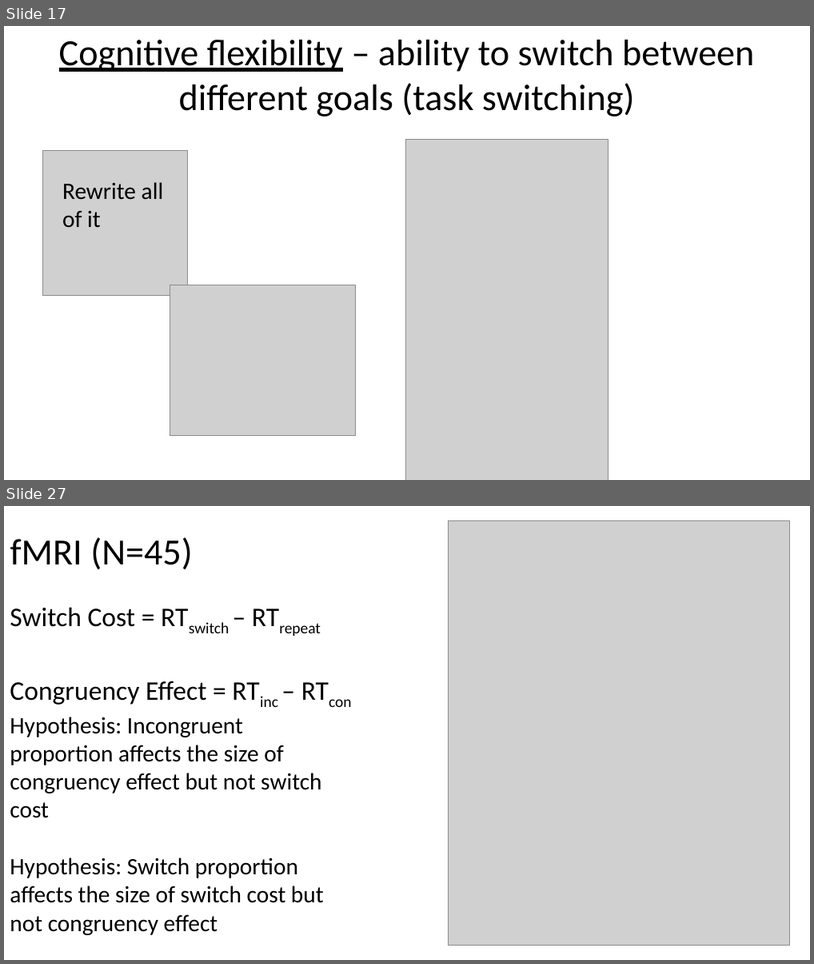
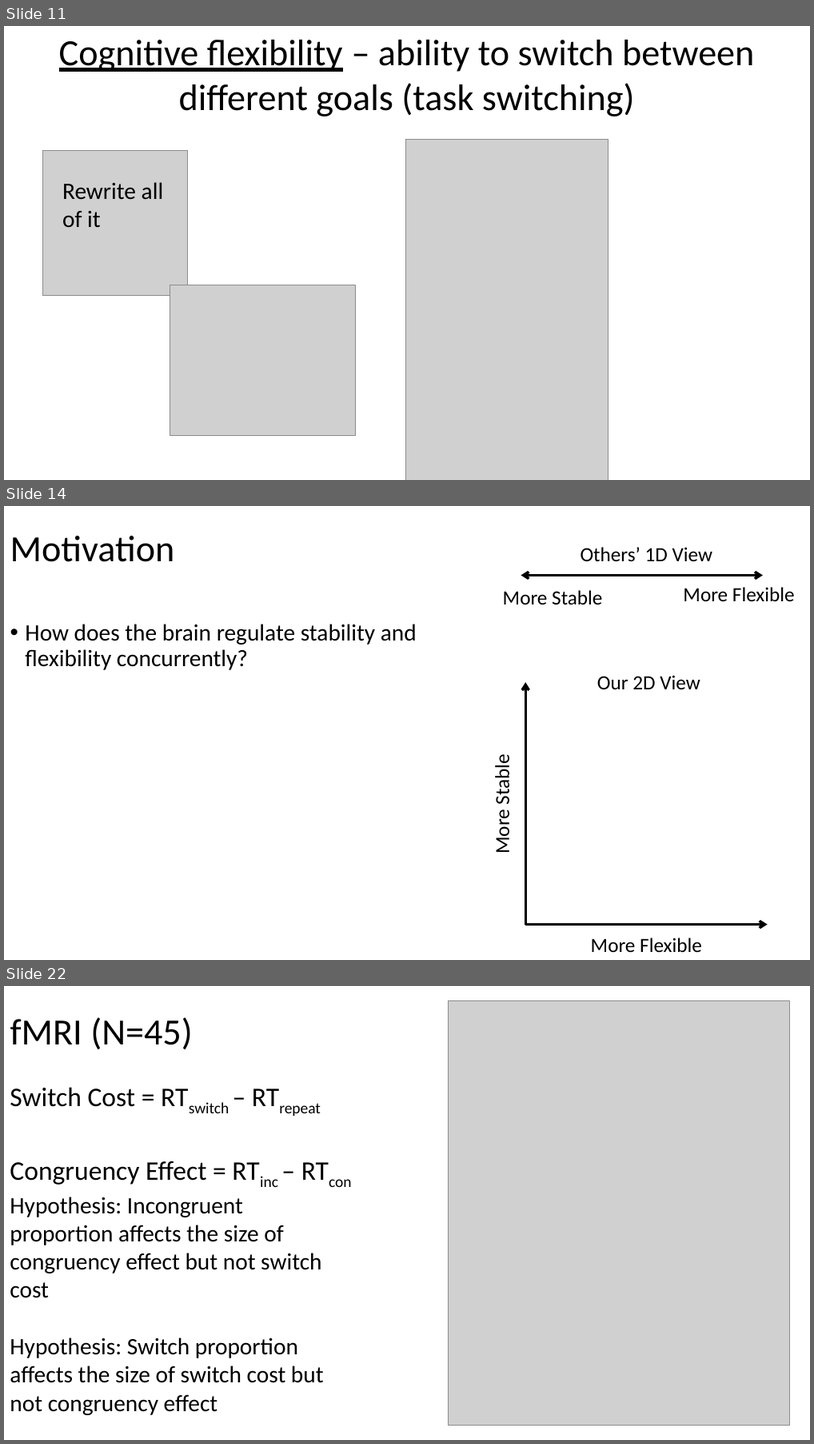
Before and after one commit to jimzhang629/third_year_talk, a slide deck: thirdYearTalk_JZ1.pptx. Shown one above the other, each under a label of ours: slides 17 and 27 before the commit, slides 11, 14 and 22 after it; the slides between them are not shown. The pictures are 814x964 and 814x1444 pixels, drawn with LibreOffice and Linux fonts; fonts in the diff are those of the drawing; grey boxes stand for pictures. Boxes give left, top, right and bottom in pixels: in the first picture for what was removed or moved away, otherwise in the second. Text is boxed around its words. In the diff, an @@ line names an element or a change of style, - is before the commit and + after.

```diff
--- a/thirdYearTalk_JZ1.pptx
+++ b/thirdYearTalk_JZ1.pptx
@@ slide 14 added at (x1=4, y1=506, x2=810, y2=960), background #FFFFFF @@
@@ title added at (x1=10, y1=536, x2=175, y2=562), 44 pt, text #000000 @@
+Motivation
@@ group added at (x1=503, y1=547, x2=795, y2=604): 3 texts, 1 double arrow @@
+More Stable
+More Flexible
+Others’ 1D View
@@ text added at (x1=25, y1=624, x2=417, y2=670), 28 pt, text #000000 @@
+• How does the brain regulate stability and flexibility concurrently?
@@ group added at (x1=490, y1=675, x2=768, y2=952): 3 texts, 2 arrows @@
+More Stable
+More Flexible
+Our 2D View
@@ what was slide 17 is now slide 11 @@
@@ what was slide 27 is now slide 22 @@
```
Also in this commit, not shown: 5 slides changed, 4 other slides added, 10 slides removed.
